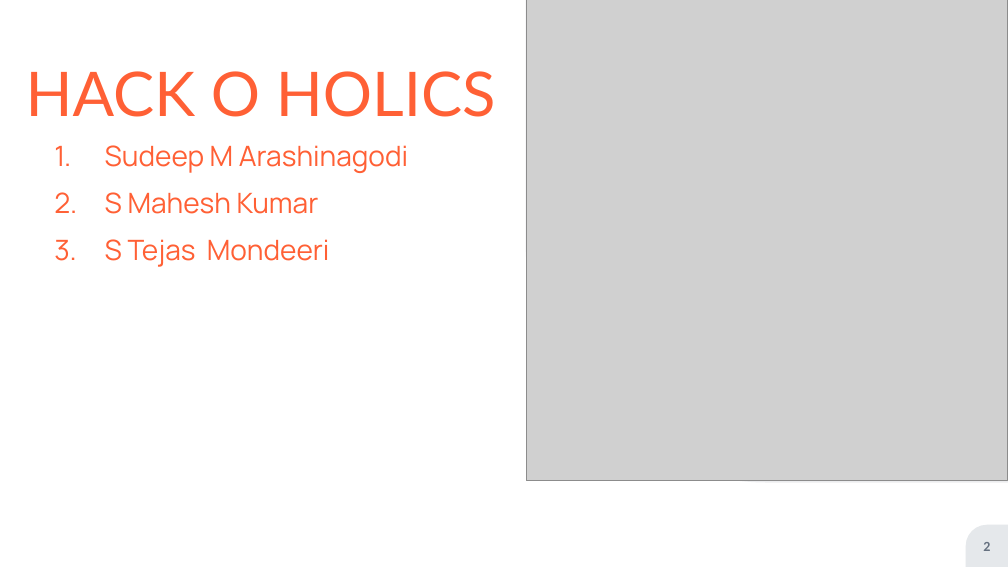
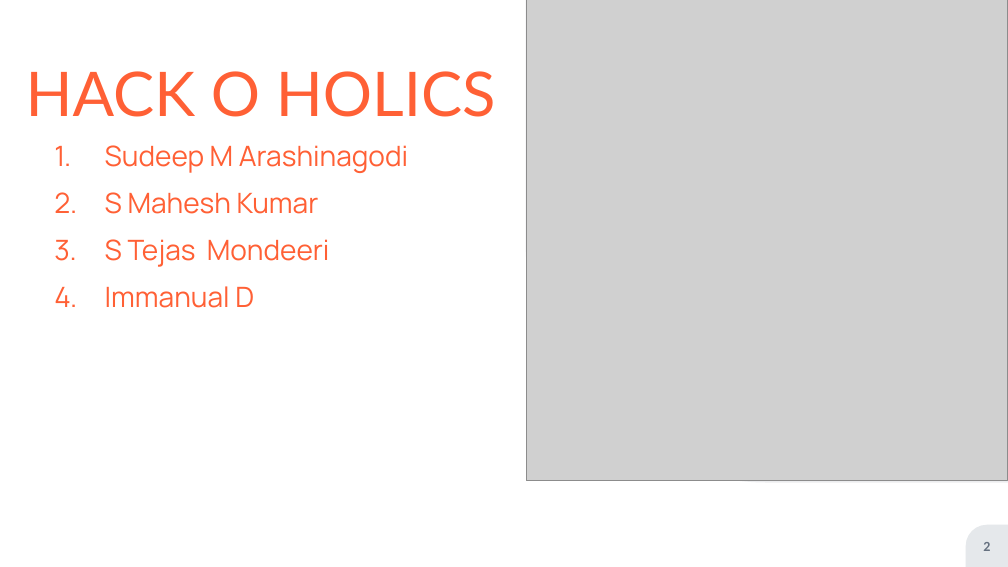
Before and after one commit to Sudeep-code-it/HACKZON2023_HACK_O_HOLICS, a slide deck: slide 2 of Hackzon.pptx. Drawn at 1008x567 pixels with LibreOffice and Linux fonts; fonts in the diff are those of the drawing; grey boxes stand for pictures. Boxes give left, top, right and bottom in pixels: in the first picture for what was removed or moved away, otherwise in the second. Text is boxed around its words. In the diff, an @@ line names an element or a change of style, - is before the commit and + after.

```diff
--- a/Hackzon.pptx
+++ b/Hackzon.pptx
@@ text at <box>105,286,254,308</box>: paragraph added @@
+4. Immanual D
```
Also in this commit, not shown: 1 other slide changed, 9 other files.
